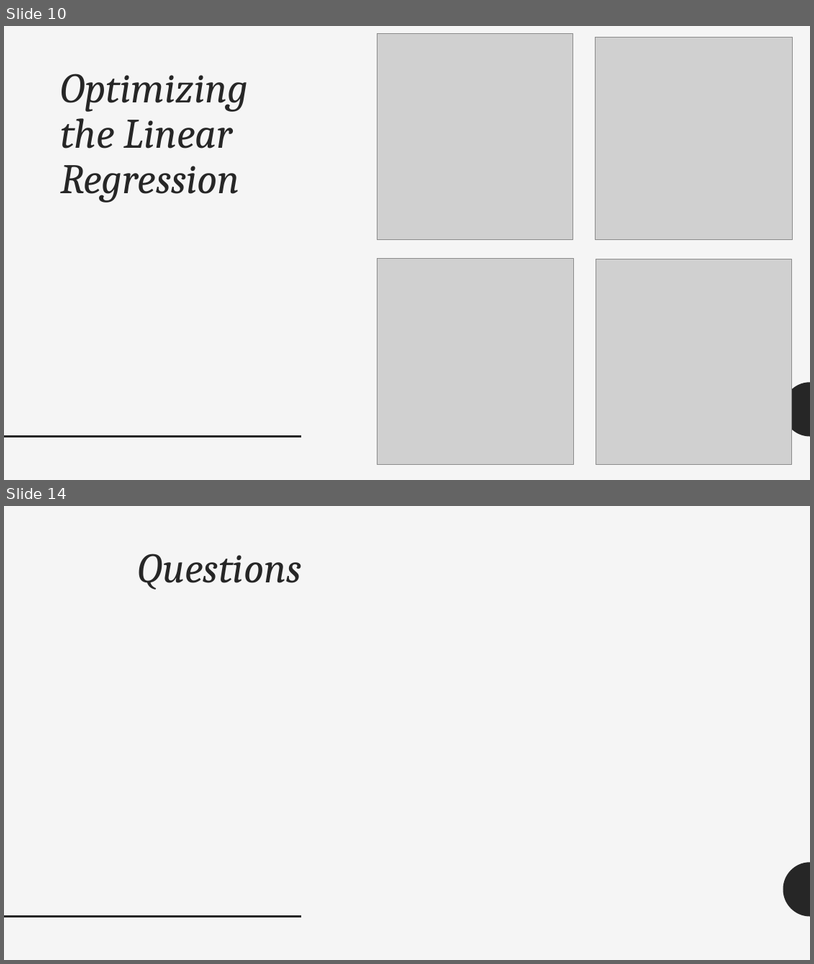
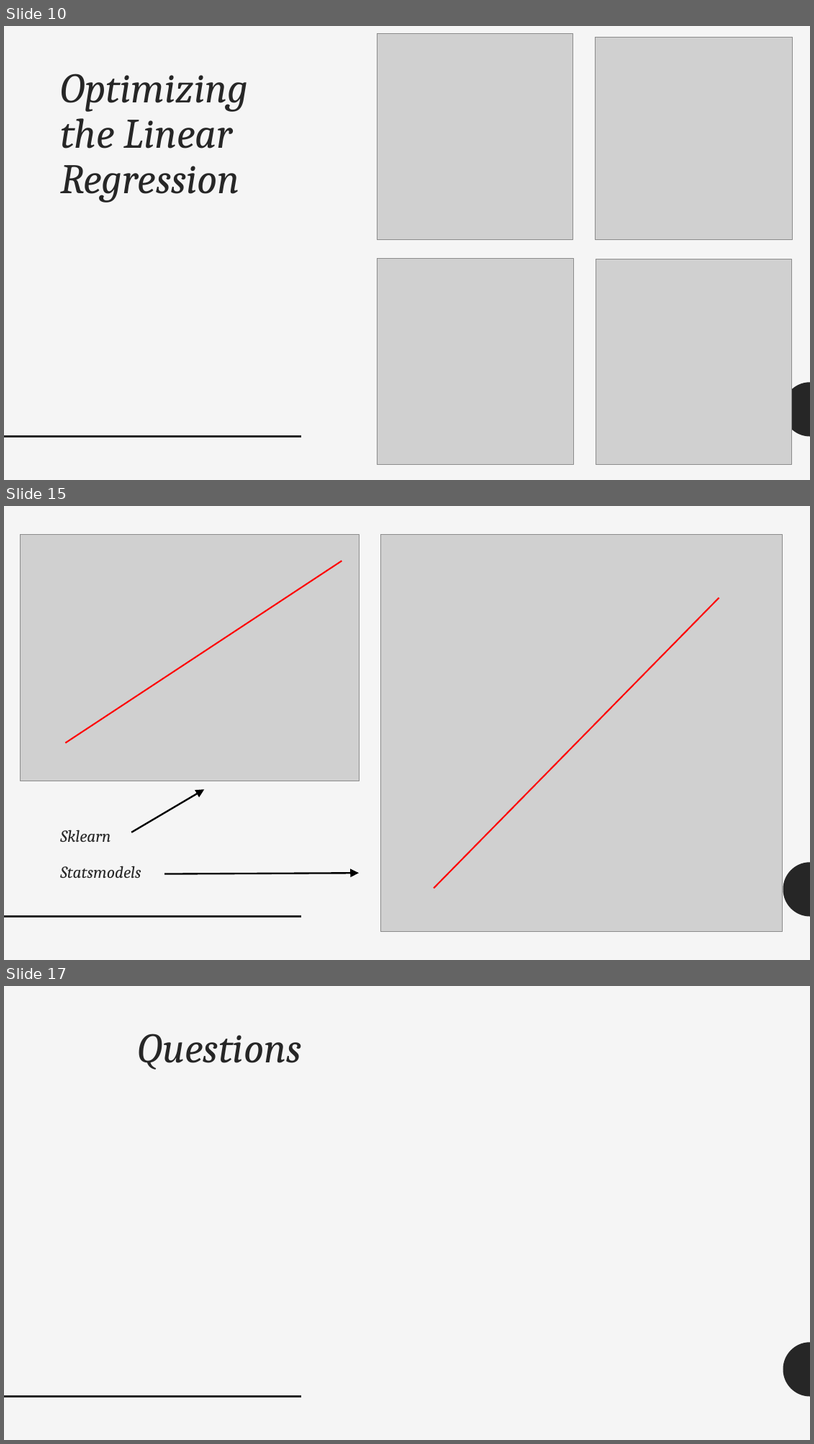
Before and after one commit to kpuryear/Puryear_Metis, a slide deck: Project2/Project2_Powerpoint.pptx. Shown one above the other, each under a label of ours: slides 10 and 14 before the commit, slides 10, 15 and 17 after it; the slides between them are not shown. The pictures are 814x964 and 814x1444 pixels, drawn with LibreOffice and Linux fonts; fonts in the diff are those of the drawing; grey boxes stand for pictures. Boxes give left, top, right and bottom in pixels: in the first picture for what was removed or moved away, otherwise in the second. Text is boxed around its words. In the diff, an @@ line names an element or a change of style, - is before the commit and + after.

```diff
--- a/Project2/Project2_Powerpoint.pptx
+++ b/Project2/Project2_Powerpoint.pptx
@@ slide 15 added at (4,506,810,960), background #F5F5F5; not listed: 2 template elements that a slide beside it also shows @@
@@ picture added at (21,534,359,780) @@
@@ picture added at (381,534,782,932) @@
@@ line added from (66, 743) to (342, 561), #FF0000 1.75 pt @@
@@ line added from (434, 888) to (720, 598), #FF0000 1.75 pt @@
@@ arrow added from (131, 832) to (204, 789), #000000 2 pt @@
@@ title added at (60,829,141,878), 20 pt, text #262626, italic @@
+Sklearn
+Statsmodels
@@ arrow added from (165, 874) to (359, 872), #000000 2 pt @@
@@ what was slide 14 is now slide 17 @@
```
Also in this commit, not shown: 2 slides changed, 4 other slides added, 2 slides removed, 3 other files.
